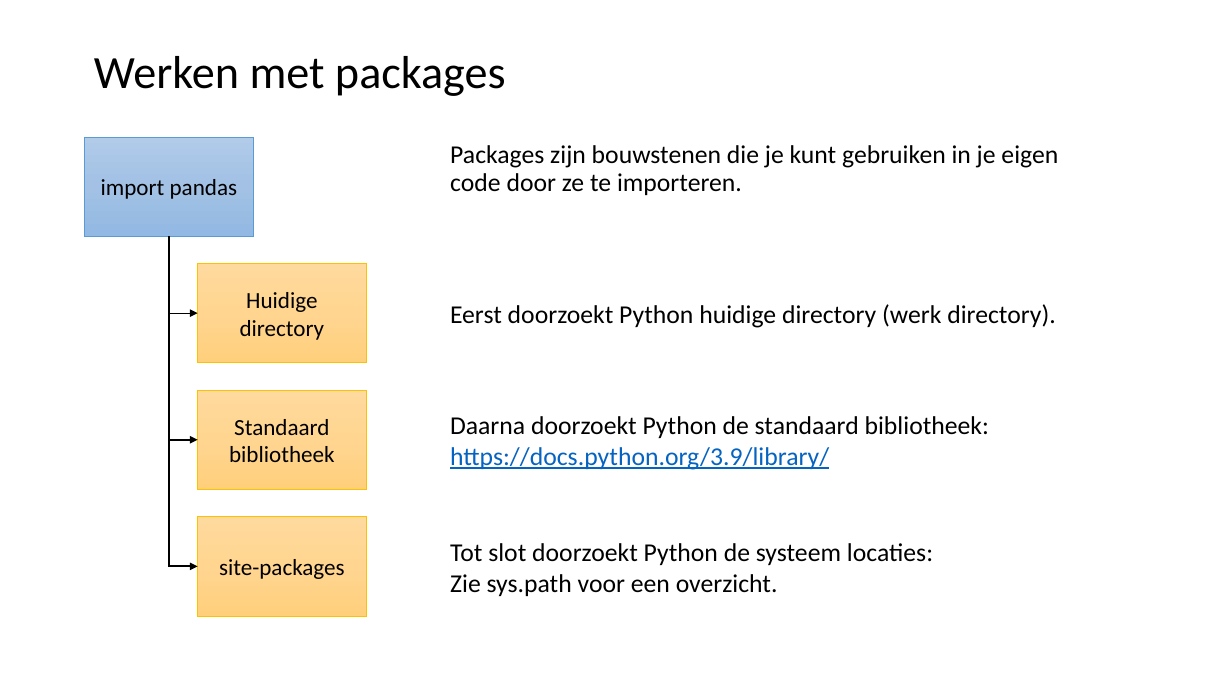
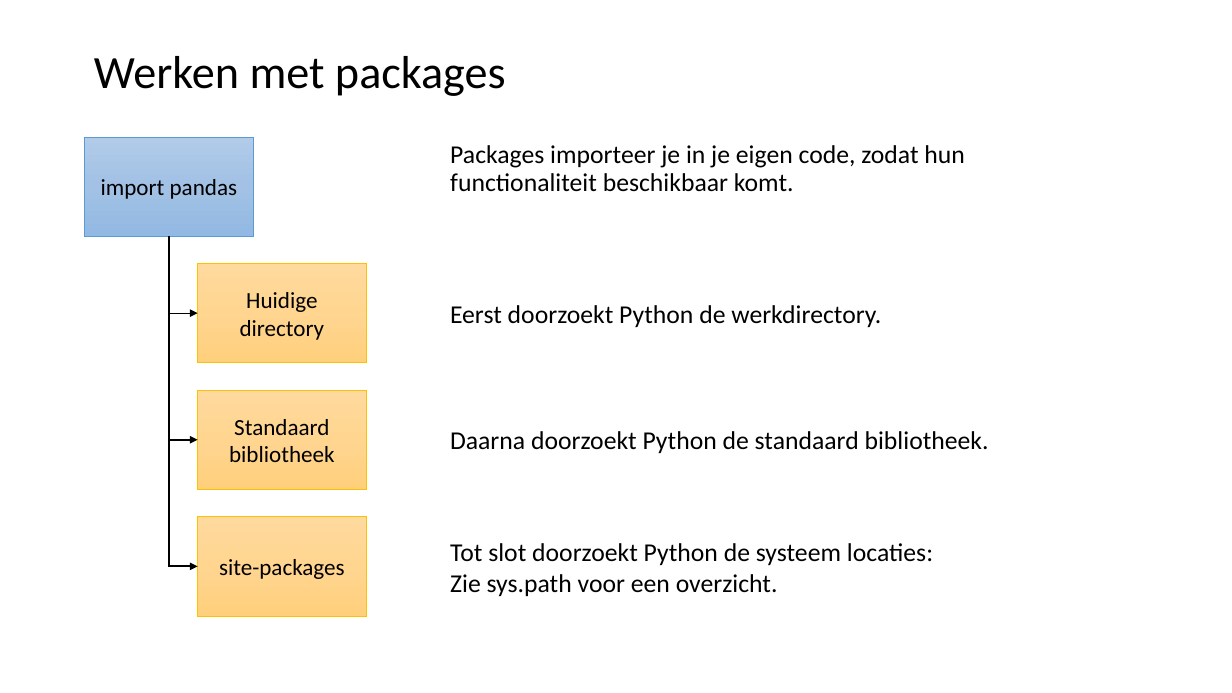
Before and after one commit to LFKoning/knowledge-sharing, a slide deck: slide 11 of python_course_4p/1_venv_package/1_venv_package.pptx. Drawn at 1232x693 pixels with LibreOffice and Linux fonts; fonts in the diff are those of the drawing. Boxes give left, top, right and bottom in pixels: in the first picture for what was removed or moved away, otherwise in the second. Text is boxed around its words. In the diff, an @@ line names an element or a change of style, - is before the commit and + after.

Commit message:
Updates to Python 4P

```diff
--- a/python_course_4p/1_venv_package/1_venv_package.pptx
+++ b/python_course_4p/1_venv_package/1_venv_package.pptx
@@ text at bbox=[450, 145, 964, 192]: text changed @@
-Packages zijn bouwstenen die je kunt gebruiken in je eigen code door ze te importeren.
+Packages importeer je in je eigen code, zodat hun functionaliteit beschikbaar komt.
@@ text at bbox=[450, 305, 881, 327]: text changed @@
-Eerst doorzoekt Python huidige directory (werk directory).
+Eerst doorzoekt Python de werkdirectory.
@@ text at bbox=[450, 431, 989, 453]: text changed @@
-Daarna doorzoekt Python de standaard bibliotheek:
-https://docs.python.org/3.9/library/
+Daarna doorzoekt Python de standaard bibliotheek.
```
Also in this commit, not shown: 25 other slides changed, 1 slide added, 6 other files.
